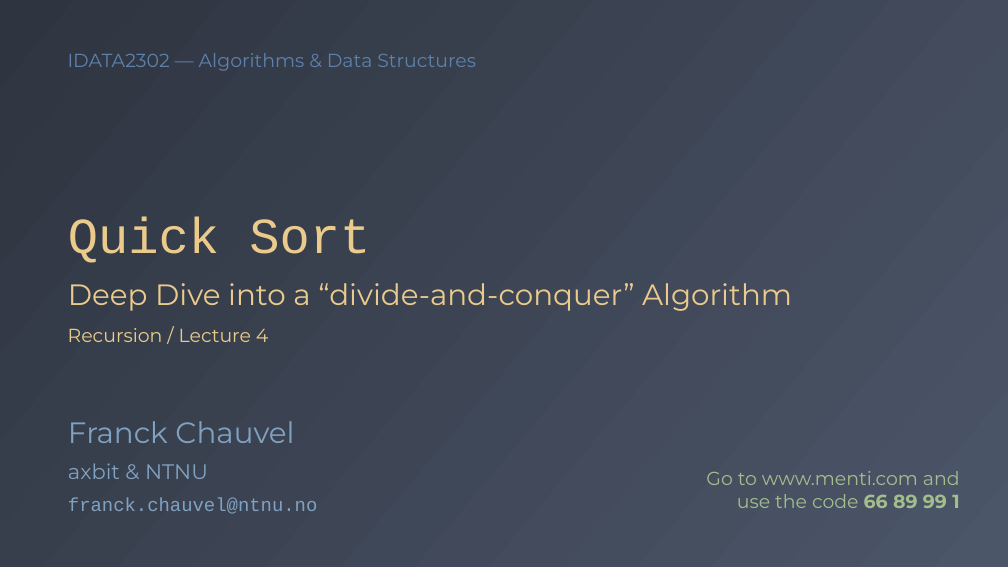
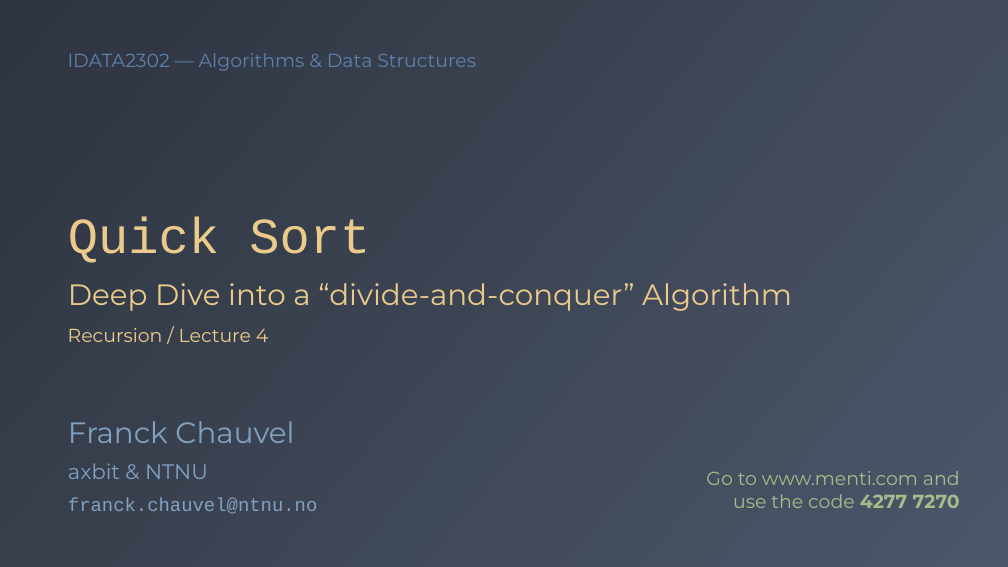
Before and after one commit to fchauvel/ntnu-idata2302-website, a slide deck: slide 1 of source/recursion/_static/quick_sort/quick_sort.pptx. Drawn at 1008x567 pixels with LibreOffice and Linux fonts; fonts in the diff are those of the drawing. Boxes give left, top, right and bottom in pixels: in the first picture for what was removed or moved away, otherwise in the second. Text is boxed around its words. In the diff, an @@ line names an element or a change of style, - is before the commit and + after.

```diff
--- a/source/recursion/_static/quick_sort/quick_sort.pptx
+++ b/source/recursion/_static/quick_sort/quick_sort.pptx
@@ text at <box>706,471,960,508</box>: text changed @@
-Go to www.menti.com and use the code 66 89 99 1
+Go to www.menti.com and use the code 4277 7270
```
Also in this commit, not shown: 2 other files.
